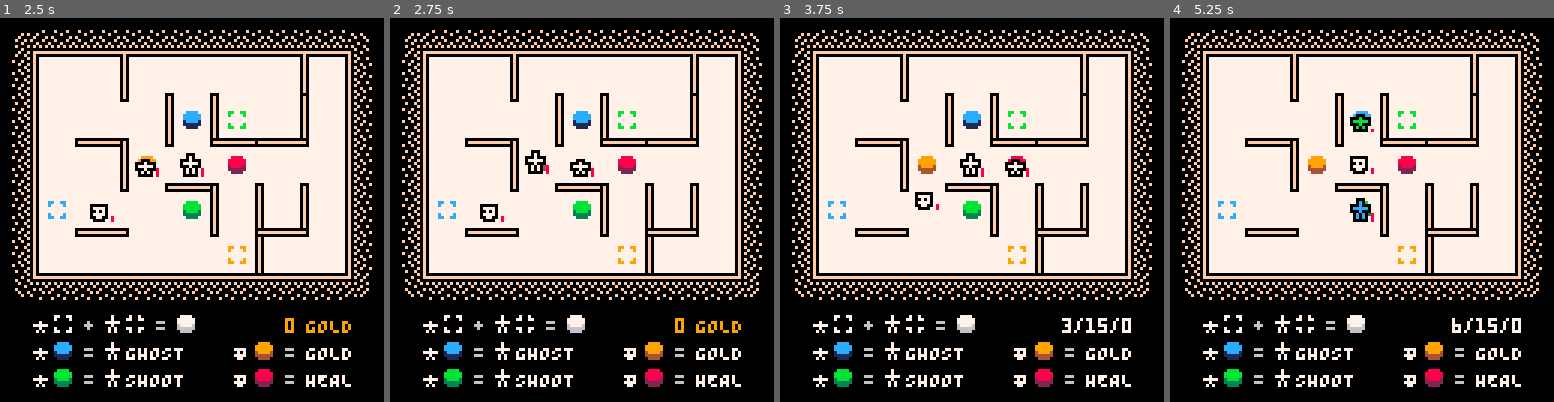
Above: before the commit, frames 1-4 (left to right).
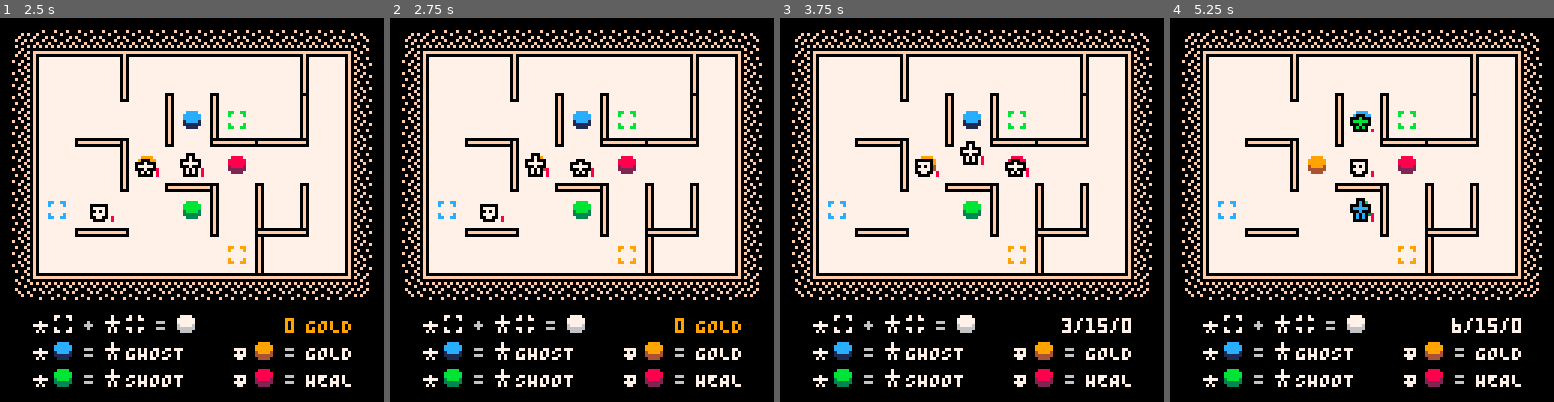
Above: after the commit, the same moments.

Repository: taylordolan/grid-folks
Game: PICO-8 cartridge grid_folks.p8
Same seed, same stepped clock (60 frames per second), same inputs: the game is played once before the commit and once after it.
Inputs:
- Up to frame 1 (2.5 s): tap O (Z key) at 0.33, 0.7, 1.43, 2.22 s; tap X (X key) at 1.07, 2.07, 2.4 s; hold Left 1.97-2.37 s; hold Down from 2.42 s (still down)
- Up to frame 2 (2.75 s): keep holding Down; tap X (X key) at 2.73 s
- Up to frame 3 (3.75 s): release Down at 2.82 s; hold Right 2.87-3.53 s; tap X (X key) at 3.07, 3.4, 3.73 s; tap O (Z key) at 3.1 s; hold Up from 3.58 s (still down)
- Up to frame 4 (5.25 s): tap O (Z key) at 3.98, 4.87 s; tap X (X key) every 0.33 s from 4.07 to 5.07 s; release Up at 4.08 s; hold Right 4.13-4.53 s; hold Down 4.58-5.08 s; hold Left from 5.13 s (still down)

Frame 1 is identical in both runs. In frame 2, 0.2% of the frame differs, in the area x 35-42%, y 34-42%; in frame 3, 0.7%, in the area x 35-54%, y 32-50%; in frame 4, 0.2%.

Commit message:
add affordance for shooting

Diff:
--- a/grid_folks.p8
+++ b/grid_folks.p8
@@ -7,7 +7,7 @@
 -- todo
 -- [x] refactor sprite coloring
 -- [x] affordance for stepping on pads
--- [ ] affordance for shooting
+-- [x] affordance for shooting
 -- [ ] affordance for walking through walls
 -- [ ] balance enemy spawn rate
 -- [ ] transitions for taking damage (hero and enemy)
@@ -94,6 +94,7 @@
     hero_inactive = 001,
     hero_active = 002,
     enemy = 003,
+    crosshair = 004,
     pad_1 = 017,
     pad_2 = 018,
     button = 019,
@@ -264,8 +264,7 @@
       for next in all(heroes) do
         next.active = not next.active
       end
-      set_bump_transition(active_hero(), {0, -2}, 4, 0)
-      delay += transition_frames
+      update_shoot_targets()
       sfx(sounds.switch_heroes, 3)
     else
       active_hero().act(active_hero(), input_queue[1])
@@ -286,6 +285,7 @@
     if should_spawn() then
       spawn_enemy()
     end
+    update_shoot_targets()
     -- update game state
     turns = turns + 1
     player_turn = true
@@ -937,33 +937,33 @@
         end
       end
 
-      function get_shoot_targets(direction)
-
-        local now_tile = {self.x, self.y}
-        local x_vel = direction[1]
-        local y_vel = direction[2]
-        local targets = {}
-
-        while true do
-          -- define the current target
-          local next_tile = {now_tile[1] + x_vel, now_tile[2] + y_vel}
-          -- if `next_tile` is off the map, or there's a wall in the way, return false
-          if
-            location_exists(next_tile) == false or
-            is_wall_between(now_tile, next_tile) or
-            find_type_in_tile("hero", next_tile)
-          then
-            return targets
-          end
-          -- if there's an enemy in the target, return it
-          local enemy = find_type_in_tile("enemy", next_tile)
-          if enemy then
-            add(targets, enemy)
-          end
-          -- set `current` to `next_tile` and keep going
-          now_tile = next_tile
-        end
-      end
+      -- function get_shoot_targets(direction)
+
+      --   local now_tile = {self.x, self.y}
+      --   local x_vel = direction[1]
+      --   local y_vel = direction[2]
+      --   local targets = {}
+
+      --   while true do
+      --     -- define the current target
+      --     local next_tile = {now_tile[1] + x_vel, now_tile[2] + y_vel}
+      --     -- if `next_tile` is off the map, or there's a wall in the way, return false
+      --     if
+      --       location_exists(next_tile) == false or
+      --       is_wall_between(now_tile, next_tile) or
+      --       find_type_in_tile("hero", next_tile)
+      --     then
+      --       return targets
+      --     end
+      --     -- if there's an enemy in the target, return it
+      --     local enemy = find_type_in_tile("enemy", next_tile)
+      --     if enemy then
+      --       add(targets, enemy)
+      --     end
+      --     -- set `current` to `next_tile` and keep going
+      --     now_tile = next_tile
+      --   end
+      -- end
 
       -- this is where the actual acting starts
 
@@ -988,7 +988,7 @@
         elseif not wall then
 
           -- if shoot is enabled and shoot targets exist
-          local shoot_targets = get_shoot_targets(direction)
+          local shoot_targets = get_shoot_targets(self, direction)
           if self.shoot and #shoot_targets > 0 then
             for next in all(shoot_targets) do
               hit_enemy(next, 2)
@@ -1040,6 +1040,50 @@
     end,
 	}
   return hero
+end
+
+function get_shoot_targets(hero, direction)
+
+  local now_tile = {hero.x, hero.y}
+  local x_vel = direction[1]
+  local y_vel = direction[2]
+  local targets = {}
+
+  while true do
+    -- define the current target
+    local next_tile = {now_tile[1] + x_vel, now_tile[2] + y_vel}
+    -- if `next_tile` is off the map, or there's a wall in the way, return false
+    if
+      location_exists(next_tile) == false or
+      is_wall_between(now_tile, next_tile) or
+      find_type_in_tile("hero", next_tile)
+    then
+      return targets
+    end
+    -- if there's an enemy in the target, return it
+    local enemy = find_type_in_tile("enemy", next_tile)
+    if enemy then
+      add(targets, enemy)
+    end
+    -- set `current` to `next_tile` and keep going
+    now_tile = next_tile
+  end
+end
+
+function update_shoot_targets()
+  for next in all(enemies) do
+    next.is_shoot_target = false
+  end
+  for h in all(heroes) do
+    if h.shoot and h.active then
+      for d in all({{0, -1}, {0, 1}, {-1, 0}, {1, 0}}) do
+        local targets = get_shoot_targets(h, d)
+        for t in all(targets) do
+          t.is_shoot_target = true
+        end
+      end
+    end
+  end
 end
 
 -- updates both heroes' abilities and sprites
@@ -1247,6 +1291,10 @@
         pal(colors.black, colors.light_gray)
       end
       spr(sprites.enemy, self.s[1], self.s[2])
+      if self.is_shoot_target then
+        pal(colors.light_gray, colors.green)
+        spr(sprites.crosshair, self.s[1], self.s[2])
+      end
       draw_health(self.s[1], self.s[2], self.health)
       pal()
     end,
@@ -1617,21 +1665,21 @@
 
 __gfx__
 00000000ffffffffff000fffffffffffffffffff0000000000000000000000000000000000000000000000000000000000000000000000000000000000000000
-00000000ffffffffff070fffffffffffffffffff0000000000000000000000000000000000000000000000000000000000000000000000000000000000000000
-00000000ff000fff0007000f000000ff666666ff0000000000000000000000000000000000000000000000000000000000000000000000000000000000000000
-000000000007000f0777770f077770ff677776ff0000000000000000000000000000000000000000000000000000000000000000000000000000000000000000
-000000000777770f0007000f007070ff667676ff0000000000000000000000000000000000000000000000000000000000000000000000000000000000000000
-000000000007000ff07070ff077770ff677776ff0000000000000000000000000000000000000000000000000000000000000000000000000000000000000000
-00000000f07070fff07070ff007700ff667766ff0000000000000000000000000000000000000000000000000000000000000000000000000000000000000000
-00000000f00000fff00000fff0000ffff6666fff0000000000000000000000000000000000000000000000000000000000000000000000000000000000000000
-00000000ffffffffffffffffffffffffeeeeeeeefffffffff6ffff6f000000000000000000000000000000000000000000000000000000000000000000000000
-00000000f66ff66fff6ff6ffff6666ffeffffffeff6ff6ff66ffff66000000000000000000000000000000000000000000000000000000000000000000000000
-00000000f6ffff6ff66ff66ff666666fefeeeefef66ff66fffffffff000000000000000000000000000000000000000000000000000000000000000000000000
-00000000fffffffffffffffff666666fefeffefeffffffffffffffff000000000000000000000000000000000000000000000000000000000000000000000000
-00000000fffffffffffffffff566665fefeffefeffffffffffffffff000000000000000000000000000000000000000000000000000000000000000000000000
-00000000f6ffff6ff66ff66ff555555fefeeeefef66ff66fffffffff000000000000000000000000000000000000000000000000000000000000000000000000
-00000000f66ff66fff6ff6ffff5555ffeffffffeff6ff6ff66ffff66000000000000000000000000000000000000000000000000000000000000000000000000
-00000000ffffffffffffffffffffffffeeeeeeeefffffffff6ffff6f000000000000000000000000000000000000000000000000000000000000000000000000
+00000000ffffffffff070ffffffffffffff6ffff0000000000000000000000000000000000000000000000000000000000000000000000000000000000000000
+00000000ff000fff0007000f000000fffff6ffff0000000000000000000000000000000000000000000000000000000000000000000000000000000000000000
+000000000007000f0777770f077770ffffffffff0000000000000000000000000000000000000000000000000000000000000000000000000000000000000000
+000000000777770f0007000f007070ff66f6f66f0000000000000000000000000000000000000000000000000000000000000000000000000000000000000000
+000000000007000ff07070ff077770ffffffffff0000000000000000000000000000000000000000000000000000000000000000000000000000000000000000
+00000000f07070fff07070ff007700fffff6ffff0000000000000000000000000000000000000000000000000000000000000000000000000000000000000000
+00000000f00000fff00000fff0000ffffff6ffff0000000000000000000000000000000000000000000000000000000000000000000000000000000000000000
+00000000ffffffffffffffffffffffffeeeeeeee0000000000000000000000000000000000000000000000000000000000000000000000000000000000000000
+00000000f66ff66fff6ff6ffff6666ffeffffffe0000000000000000000000000000000000000000000000000000000000000000000000000000000000000000
+00000000f6ffff6ff66ff66ff666666fefeeeefe0000000000000000000000000000000000000000000000000000000000000000000000000000000000000000
+00000000fffffffffffffffff666666fefeffefe0000000000000000000000000000000000000000000000000000000000000000000000000000000000000000
+00000000fffffffffffffffff566665fefeffefe0000000000000000000000000000000000000000000000000000000000000000000000000000000000000000
+00000000f6ffff6ff66ff66ff555555fefeeeefe0000000000000000000000000000000000000000000000000000000000000000000000000000000000000000
+00000000f66ff66fff6ff6ffff5555ffeffffffe0000000000000000000000000000000000000000000000000000000000000000000000000000000000000000
+00000000ffffffffffffffffffffffffeeeeeeee0000000000000000000000000000000000000000000000000000000000000000000000000000000000000000
 00000000000006070060006000060600000600600000000000000000000000000000000000000000000000000000000000000000000000000000000000000000
 00000000600600076000000000600006006006000000000000000000000000000000000000000000000000000000000000000000000000000000000000000000
 00000000006006070006060006006060060000060000000000000000000000000000000000000000000000000000000000000000000000000000000000000000
